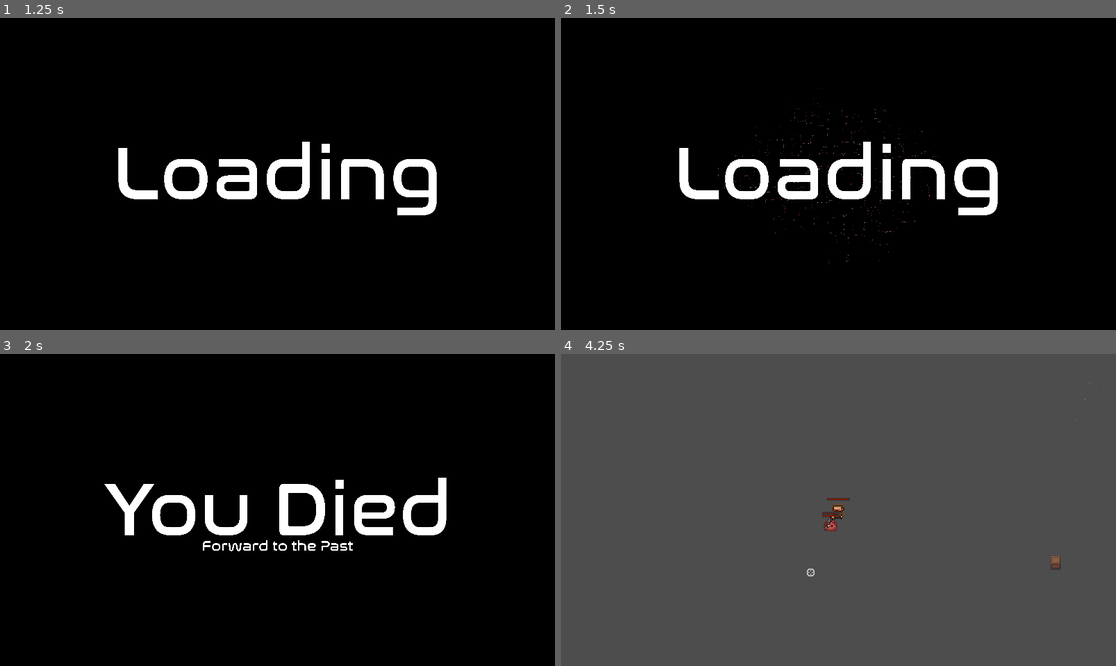
Above: before the commit, frames 1-4 (two rows, left to right).
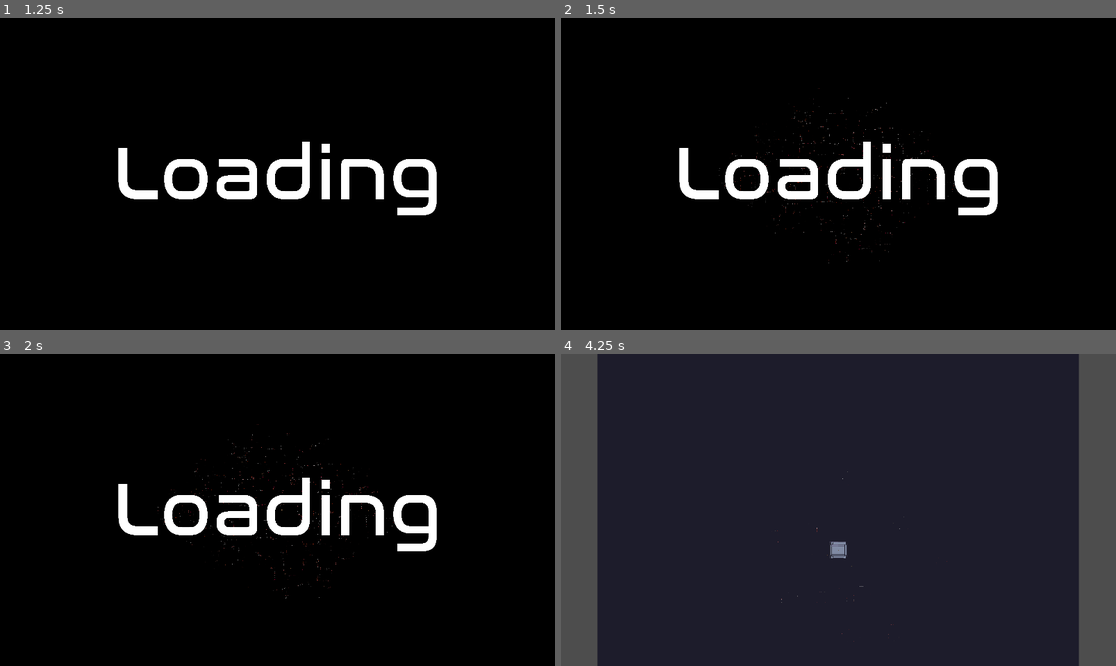
Above: after the commit, the same moments.

Repository: THenriques02/QuantumLoop
Game: Godot game, scene res://Scenes/UI/main_menu.tscn
Same seed, same stepped clock (60 frames per second), same inputs: the game is played once before the commit and once after it.
Inputs (mouse positions are in pixels of both pictures, inside the frame that each line leads up to):
- Up to frame 1 (1.25 s): click "Start Game" at 0.5 s
- Up to frame 2 (1.5 s): tap Enter (ui_accept) at 1.25 s; move the mouse to (960, 158) at 1.27 s; hold D (right) from 1.28 s (still down); hold Enter (ui_accept) from 1.28 s (still down); click (960, 158) at 1.42 s
- Up to frame 3 (2 s): keep holding D (right); keep holding Enter (ui_accept)
- Up to frame 4 (4.25 s): move the mouse to (727, 525) at 2.02 s; release D (right) at 2.03 s; release Enter (ui_accept) at 2.03 s; hold S (down) 2.03-2.78 s; click (727, 525) at 2.1 s; tap Enter (ui_accept) at 2.27, 2.3, 2.57, 3.77, 3.8, 4.07 s; move the mouse to (894, 441) at 2.77 s; hold D (right) 2.78-3.53 s; hold Enter (ui_accept) 2.78-3.53 s; move the mouse to (810, 572) at 3.52 s; hold Up (ui_up) from 3.53 s (still down); click (810, 572) at 3.6 s

Frame 1 is identical in both runs. In frame 2, 0.2% of the frame differs, in the area x 28-71%, y 25-76%; in frame 3, 5.5%; in frame 4, 87%, in the area x 6-99%, y 0-100%.
Error before the commit: Invalid access to property or key 'position' on a base object of type 'Nil'. (res://Scripts/Main/main.gd:88)
Error after the commit: Invalid access to property or key 'position' on a base object of type 'Nil'. (res://Scripts/Main/main.gd:89)

Commit message:
added ammo loot

Diff:
--- /dev/null
+++ b/Scenes/Loot/ammo.tscn
@@ -0,0 +1,19 @@
+[gd_scene load_steps=3 format=3 uid="uid://btyu7w2jtqabu"]
+
+[ext_resource type="Texture2D" uid="uid://gfm8qo117mxe" path="res://Assets/Loot/ammo.png" id="1_ugoch"]
+
+[sub_resource type="CircleShape2D" id="CircleShape2D_u07xb"]
+radius = 6.0
+
+[node name="healt_potion" type="CharacterBody2D"]
+collision_layer = 4
+
+[node name="Sprite2D" type="Sprite2D" parent="."]
+position = Vector2(-1.19209e-07, -8)
+scale = Vector2(0.631579, 0.615385)
+texture = ExtResource("1_ugoch")
+
+[node name="CollisionShape2D" type="CollisionShape2D" parent="."]
+position = Vector2(0, -6)
+rotation = 1.5708
+shape = SubResource("CircleShape2D_u07xb")
--- a/Scripts/Main/main.gd
+++ b/Scripts/Main/main.gd
@@ -9,6 +9,7 @@
 var Knight = preload("res://Scenes/Enemies/knight.tscn")
 var Chest = preload("res://Scenes/Dungeon/chest.tscn")
 var Health = preload("res://Scenes/Loot/health_potion.tscn")
+var Ammo = preload("res://Scenes/Loot/ammo.tscn")
 
 @onready var walls_floor_map = $Walls_Floor
 
@@ -150,14 +151,22 @@
 			var num_objects = randi_range(1, 5)
 			for i in range(num_objects):
 				var object = Chest.instantiate()
-				var loot = Health.instantiate()
+
 				var half_w = room.size.x / 2 - tile_size
 				var half_h = room.size.y / 2 - tile_size
 				var rx = room.position.x + randf_range(-half_w, half_w)
 				var ry = room.position.y + randf_range(-half_h, half_h)
-				loot.position = Vector2(rx, ry)
+
+				if randf() < 0.3:
+					var loot
+					if randf() < 0.5:
+						loot = Health.instantiate()
+					else:
+						loot = Ammo.instantiate()
+					loot.position = Vector2(rx, ry)
+					$Objects.add_child(loot)
+
 				object.position = Vector2(rx, ry)
-				$Objects.add_child(loot)
 				$Objects.add_child(object)
 
 func make_rooms():
Binary file added: Assets/Loot/ammo.png
Not shown, added: Assets/Loot/ammo.png.import
